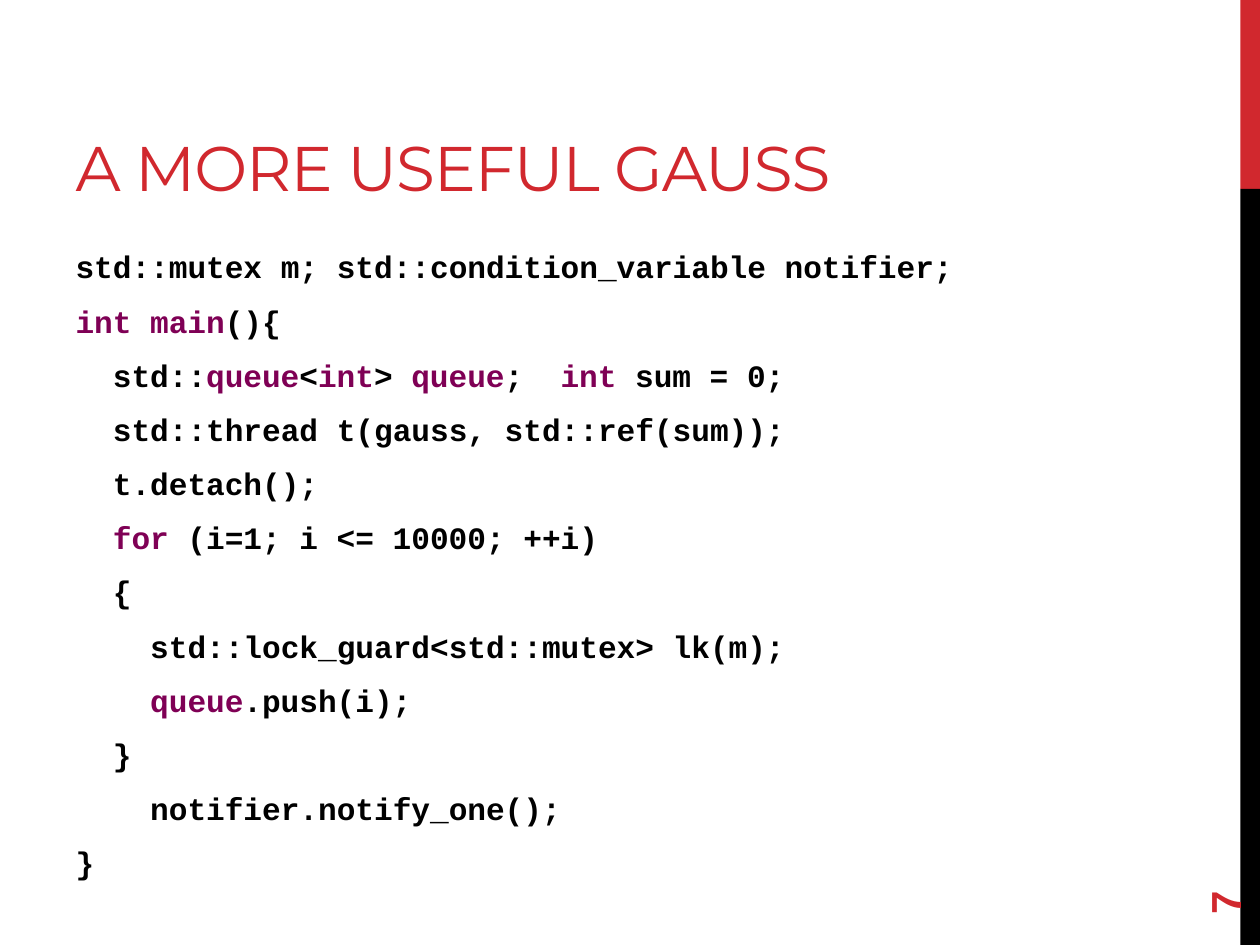
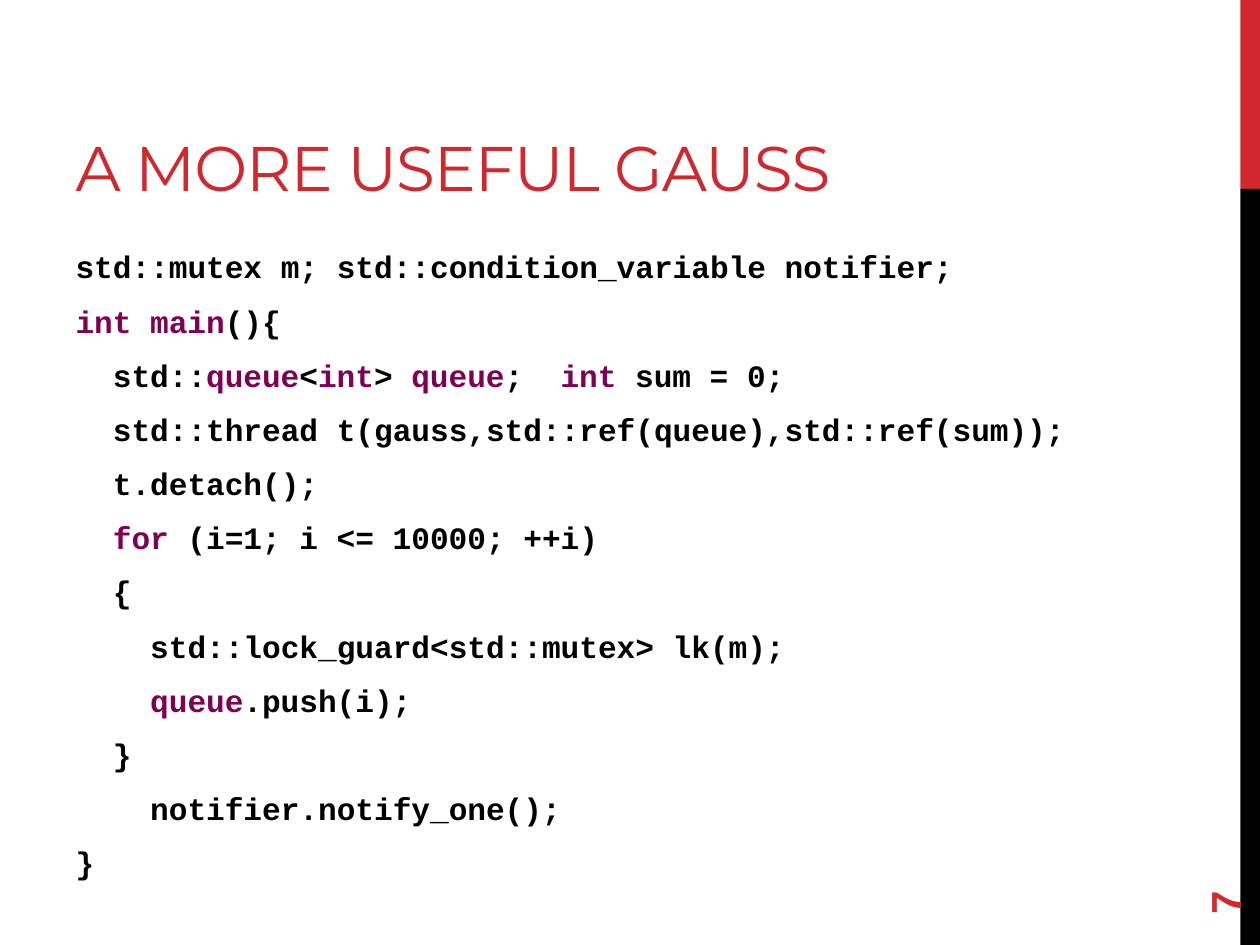
Before and after one commit to joshpeterson/DevelopingConcurrentSoftware, a slide deck: slide 7 of Lectures/Asynchronous Operations/Asynchronous Operations.pptx. Drawn at 1260x945 pixels with LibreOffice and Linux fonts; fonts in the diff are those of the drawing. Boxes give left, top, right and bottom in pixels: in the first picture for what was removed or moved away, otherwise in the second. Text is boxed around its words. In the diff, an @@ line names an element or a change of style, - is before the commit and + after.

```diff
--- a/Lectures/Asynchronous Operations/Asynchronous Operations.pptx
+++ b/Lectures/Asynchronous Operations/Asynchronous Operations.pptx
@@ text at (x1=113, y1=419, x2=1065, y2=448): text changed @@
-std::thread t(gauss, std::ref(sum));
+std::thread t(gauss,std::ref(queue),std::ref(sum));
```
Also in this commit, not shown: 1 other slide changed, 2 other files.
